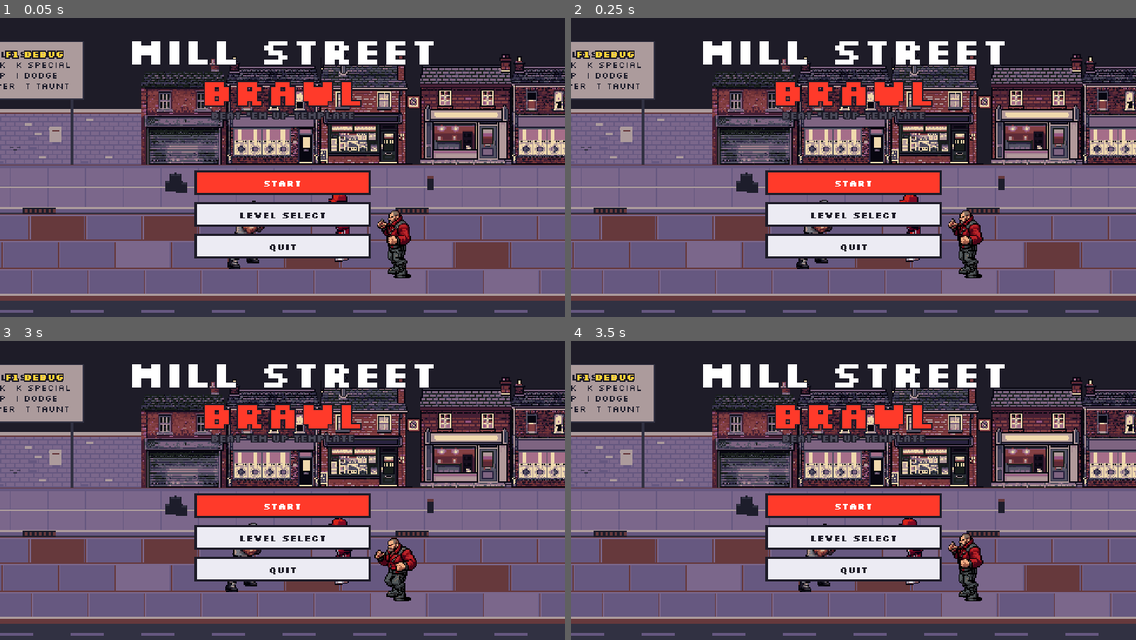
Above: before the commit, frames 1-4 (two rows, left to right).
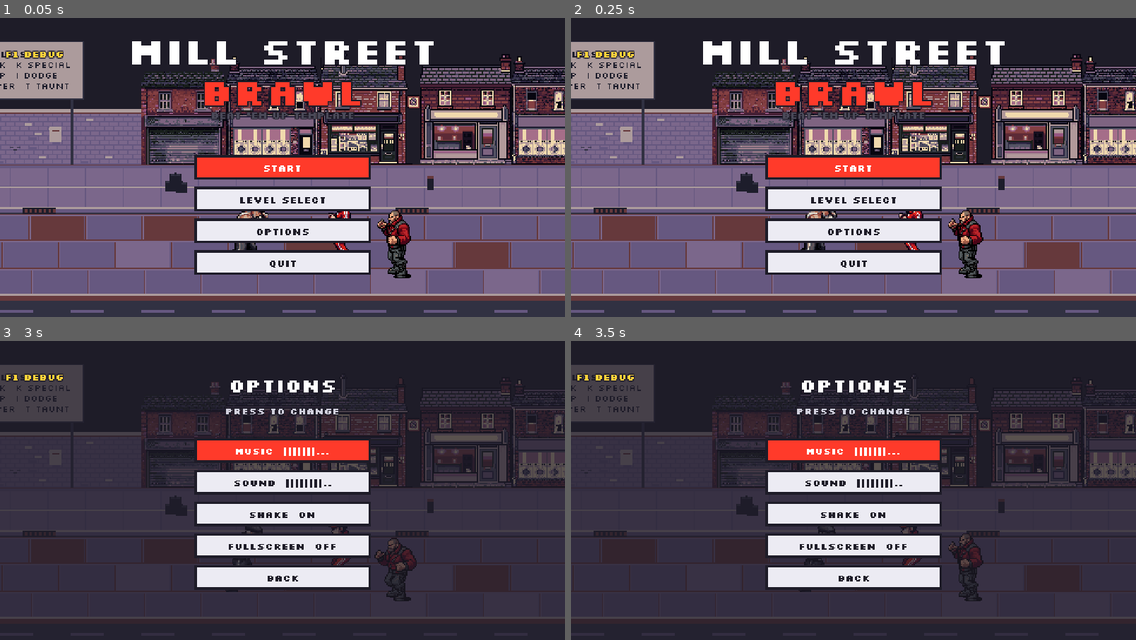
Above: after the commit, the same moments.

Repository: Ulisses85/mill_street
Game: Godot game, scene res://scenes/ui/main_menu.tscn
Same seed, same stepped clock (60 frames per second), same inputs: the game is played once before the commit and once after it.
Inputs (mouse positions are in pixels of both pictures, inside the frame that each line leads up to):
- Up to frame 1 (0.05 s): no input
- Up to frame 2 (0.25 s): no input
- Up to frame 3 (3 s): click "LEVEL SELECT" at 0.5 s; click "DEL HP 110 SPEED 118" at 1.25 s; click "BACK" at 2 s; click (282, 553) at 2.75 s, where only the run after the commit has a clickable "OPTIONS"
- Up to frame 4 (3.5 s): no input

The runs differ from the first frame. In frame 1, 10% of the frame differs, in the area x 0-66%, y 10-86%; in frame 2, 10%; in frame 3, 68%; in frame 4, 68%, in the area x 0-100%, y 7-99%.

Commit message:
Release prep: options menu, clean first import
- Options (main menu and pause): music and sound volume (own audio buses, 0-10), screen shake
  on/off, fullscreen (desktop). Saved in save.cfg with the progress and applied at start.
- Fonts are loaded at runtime instead of preloaded, so a fresh clone imports with no errors
  (the first import used to print a burst of 'Could not preload resource' errors).
  Effects.font() replaces Effects.FONT.
- MenuPanel.open() can focus a given button, so menus keep their place when they refresh.
- README and CLAUDE.md updated (no more 'import twice', options in the systems table).

Tests: a fresh copy imports with 0 errors; god gate passes for both heroes; balance report:
all 9 runs finish. Windows, Linux and Web release builds export and the Linux build runs.

Co-Authored-By: Claude Opus 5.5 <noreply@anthropic.com>
Claude-Session: https://claude.ai/code/session_011PAGRaBJEpHh9WvNf9hYFq

Diff:
--- a/scripts/core/game.gd
+++ b/scripts/core/game.gd
@@ -48,8 +48,9 @@
 	process_mode = Node.PROCESS_MODE_ALWAYS
 	_register_input()
 	_load_progress()
+	apply_settings()
 	# crisp pixel text everywhere
-	for f in [preload("res://assets/fonts/Silkscreen-Regular.ttf"), preload("res://assets/fonts/Silkscreen-Bold.ttf")]:
+	for f: Font in [load("res://assets/fonts/Silkscreen-Regular.ttf"), load("res://assets/fonts/Silkscreen-Bold.ttf")]:
 		f.antialiasing = TextServer.FONT_ANTIALIASING_NONE
 		f.hinting = TextServer.HINTING_NONE
 		f.subpixel_positioning = TextServer.SUBPIXEL_POSITIONING_DISABLED
@@ -98,7 +99,27 @@
 
 
 func request_shake(strength: float) -> void:
+	if not settings.shake:
+		return
 	shake = maxf(shake, strength)
+
+
+## Music and SFX volume (0-10) on their own audio buses, and fullscreen.
+func apply_settings() -> void:
+	for bus in ["Music", "SFX"]:
+		if AudioServer.get_bus_index(bus) == -1:
+			AudioServer.add_bus()
+			AudioServer.set_bus_name(AudioServer.bus_count - 1, bus)
+			AudioServer.set_bus_send(AudioServer.bus_count - 1, &"Master")
+	for pair in [["Music", int(settings.music)], ["SFX", int(settings.sfx)]]:
+		var i := AudioServer.get_bus_index(pair[0])
+		var v: int = pair[1]
+		AudioServer.set_bus_mute(i, v <= 0)
+		AudioServer.set_bus_volume_db(i, linear_to_db(maxf(v / 10.0, 0.001)))
+	if not OS.has_feature("web") and not OS.has_feature("mobile") and DisplayServer.get_name() != "headless":
+		var want := DisplayServer.WINDOW_MODE_FULLSCREEN if settings.fullscreen else DisplayServer.WINDOW_MODE_WINDOWED
+		if DisplayServer.window_get_mode() != want:
+			DisplayServer.window_set_mode(want)
 
 
 func message(text: String, duration := 1.8, important := false) -> void:
@@ -127,6 +148,8 @@
 var best_scores := {}
 ## Index into level_list.heroes of the hero the player picked.
 var hero := 0
+## Player settings (Options menu), saved with the progress.
+var settings := {"music": 7, "sfx": 8, "fullscreen": false, "shake": true}
 
 
 func _load_progress() -> void:
@@ -135,6 +158,8 @@
 	if cfg.load(SAVE_PATH) == OK:
 		unlocked = int(cfg.get_value("progress", "unlocked", 1))
 		best_scores = cfg.get_value("progress", "best", {})
+		for k in settings:
+			settings[k] = cfg.get_value("settings", k, settings[k])
 		hero = clampi(int(cfg.get_value("progress", "hero", 0)), 0, maxi(0, level_list.heroes.size() - 1))
 
 
@@ -143,6 +168,8 @@
 	cfg.set_value("progress", "unlocked", unlocked)
 	cfg.set_value("progress", "best", best_scores)
 	cfg.set_value("progress", "hero", hero)
+	for k in settings:
+		cfg.set_value("settings", k, settings[k])
 	cfg.save(SAVE_PATH)
 
 
--- a/scripts/systems/effects.gd
+++ b/scripts/systems/effects.gd
@@ -6,7 +6,14 @@
 enum Kind { BURST, SHIELD, PUFF, TEXT, CHUNK, SWOOSH, STREAK }
 
 const INK := Color("#1e1c28")
-const FONT := preload("res://assets/fonts/Silkscreen-Regular.ttf")
+static var _font: Font
+
+
+## The pixel font, loaded on first use (a preload fails on a fresh clone before the font is imported).
+static func font() -> Font:
+	if _font == null:
+		_font = load("res://assets/fonts/Silkscreen-Regular.ttf")
+	return _font
 
 var kind := Kind.BURST
 var life := 7
@@ -184,9 +191,9 @@
 			draw_circle(Vector2(0, 1), r + 1.0, Color("#8f8ea0"))
 			draw_circle(Vector2.ZERO, r, Color.WHITE)
 		Kind.TEXT:
-			var w := FONT.get_string_size(text, HORIZONTAL_ALIGNMENT_LEFT, -1, 8).x
-			draw_string(FONT, Vector2(-w / 2 + 1, 1), text, HORIZONTAL_ALIGNMENT_LEFT, -1, 8, INK)
-			draw_string(FONT, Vector2(-w / 2, 0), text, HORIZONTAL_ALIGNMENT_LEFT, -1, 8, color)
+			var w := font().get_string_size(text, HORIZONTAL_ALIGNMENT_LEFT, -1, 8).x
+			draw_string(font(), Vector2(-w / 2 + 1, 1), text, HORIZONTAL_ALIGNMENT_LEFT, -1, 8, INK)
+			draw_string(font(), Vector2(-w / 2, 0), text, HORIZONTAL_ALIGNMENT_LEFT, -1, 8, color)
 		Kind.SWOOSH:
 			# drawn facing right, mirrored for the left; the arc's leading edge sweeps from arc_from to arc_to
 			var f := float(life) / max_life
--- a/scripts/systems/pickup.gd
+++ b/scripts/systems/pickup.gd
@@ -90,7 +90,7 @@
 	var p := Game.player as Unit
 	if p and p.get("held_weapon") == null and in_reach(p) and (t / 16) % 2 == 0:
 		var s := "PUNCH: PICK UP"
-		var f := Effects.FONT
+		var f := Effects.font()
 		var w := f.get_string_size(s, HORIZONTAL_ALIGNMENT_LEFT, -1, 8).x
 		draw_string(f, Vector2(-w / 2 + 1, -13), s, HORIZONTAL_ALIGNMENT_LEFT, -1, 8, Effects.INK)
 		draw_string(f, Vector2(-w / 2, -14), s, HORIZONTAL_ALIGNMENT_LEFT, -1, 8, Color("#ffd23a"))
--- a/scripts/systems/sfx.gd
+++ b/scripts/systems/sfx.gd
@@ -67,6 +67,7 @@
 		return
 	if _music == null or not is_instance_valid(_music):
 		_music = AudioStreamPlayer.new()
+		_music.bus = &"Music"
 		_music.process_mode = Node.PROCESS_MODE_ALWAYS
 		tree.root.add_child.call_deferred(_music)
 	if name == _music_name and _music.playing:
@@ -96,6 +97,7 @@
 		_pool.clear()
 		for i in POOL_SIZE:
 			var p := AudioStreamPlayer.new()
+			p.bus = &"SFX"
 			p.process_mode = Node.PROCESS_MODE_ALWAYS
 			tree.root.add_child.call_deferred(p)
 			_pool.append(p)
--- a/scripts/ui/hud.gd
+++ b/scripts/ui/hud.gd
@@ -5,8 +5,9 @@
 const INK := Color("#1e1c28")
 const RED := Color("#d8261e")
 const PANEL := Color("#ecebf3")
-const FONT := preload("res://assets/fonts/Silkscreen-Regular.ttf")
-const FONT_B := preload("res://assets/fonts/Silkscreen-Bold.ttf")
+# Loaded at runtime, not preloaded: a preload fails on a fresh clone before Godot has imported the fonts.
+var FONT: Font = load("res://assets/fonts/Silkscreen-Regular.ttf")
+var FONT_B: Font = load("res://assets/fonts/Silkscreen-Bold.ttf")
 
 @export var player_bar_width := 110
 @export var enemy_bar_width := 110
--- a/scripts/ui/level_menus.gd
+++ b/scripts/ui/level_menus.gd
@@ -24,7 +24,12 @@
 		_resume()
 		return
 	get_tree().paused = true
-	panel.open("PAUSED", "", [["RESUME", _resume], ["RESTART", Game.restart_level], ["LEVEL SELECT", Game.go_to_level_select], ["MAIN MENU", Game.go_to_main_menu]])
+	_open_pause()
+
+
+func _open_pause(focus := 0) -> void:
+	panel.open("PAUSED", "", [["RESUME", _resume], ["OPTIONS", func(): OptionsMenu.open(panel, func(): _open_pause(1))],
+		["RESTART", Game.restart_level], ["LEVEL SELECT", Game.go_to_level_select], ["MAIN MENU", Game.go_to_main_menu]], Color.WHITE, true, focus)
 
 
 func _resume() -> void:
--- a/scripts/ui/main_menu.gd
+++ b/scripts/ui/main_menu.gd
@@ -30,12 +30,8 @@
 	add_child(layer)
 	var panel := MenuPanel.new()
 	layer.add_child(panel)
-	var opts := [["START", func(): Game.go_to_hero_select(func(): Game.start_level(0))],
-		["LEVEL SELECT", func(): Game.go_to_hero_select(Game.go_to_level_select)]]
-	if not OS.has_feature("web") and not OS.has_feature("mobile"):
-		opts.append(["QUIT", func(): get_tree().quit()])
-	panel.open("", "", opts, Color.WHITE, false)
-	panel.get_child(1).offset_top = 84
+	_panel = panel
+	_open_main()
 	var header := VBoxContainer.new()
 	header.set_anchors_preset(Control.PRESET_TOP_WIDE)
 	header.offset_top = 22
@@ -45,6 +41,29 @@
 	header.add_child(UITheme.label(subtitle, 8, Color("#4a4958")))
 	header.theme = UITheme.get_theme()
 	layer.add_child(header)
+	_header = header
+
+
+var _panel: MenuPanel
+var _header: Control
+
+
+func _open_main(focus := 0) -> void:
+	if _header:
+		_header.visible = true
+	var opts := [["START", func(): Game.go_to_hero_select(func(): Game.start_level(0))],
+		["LEVEL SELECT", func(): Game.go_to_hero_select(Game.go_to_level_select)],
+		["OPTIONS", _open_options]]
+	if not OS.has_feature("web") and not OS.has_feature("mobile"):
+		opts.append(["QUIT", func(): get_tree().quit()])
+	_panel.open("", "", opts, Color.WHITE, false, focus)
+	_panel.get_child(1).offset_top = 84
+
+
+func _open_options() -> void:
+	_header.visible = false
+	_panel.get_child(1).offset_top = 0
+	OptionsMenu.open(_panel, func(): _open_main(2))
 
 
 ## The chosen hero's sprite sheet, for the title screen.
--- a/scripts/ui/menu_panel.gd
+++ b/scripts/ui/menu_panel.gd
@@ -25,7 +25,7 @@
 
 
 ## options: Array of [label: String, callback: Callable]
-func open(title: String, subtitle: String, options: Array, title_color := Color.WHITE, dim := true) -> void:
+func open(title: String, subtitle: String, options: Array, title_color := Color.WHITE, dim := true, focus := 0) -> void:
 	for c in _box.get_children():
 		c.queue_free()
 	_dim.visible = dim
@@ -48,7 +48,7 @@
 		var row := CenterContainer.new()
 		row.add_child(b)
 		_box.add_child(row)
-		if first == null:
+		if first == null or options.find(o) == focus:
 			first = b
 	visible = true
 	if first:
--- /dev/null
+++ b/scripts/ui/options_menu.gd
@@ -0,0 +1,36 @@
+class_name OptionsMenu
+## Options: music and sound volume, fullscreen, screen shake. Shown in any MenuPanel
+## (main menu and pause), saved with the progress. Press a setting to change it.
+
+static func open(panel: MenuPanel, back: Callable, focus := 0) -> void:
+	var s := Game.settings
+	var rows := [
+		["MUSIC  %s" % _bar(s.music), func(): _step(panel, back, 0, &"music")],
+		["SOUND  %s" % _bar(s.sfx), func(): _step(panel, back, 1, &"sfx")],
+		["SHAKE  %s" % ("ON" if s.shake else "OFF"), func(): _toggle(panel, back, 2, &"shake")],
+	]
+	if not OS.has_feature("web") and not OS.has_feature("mobile"):
+		rows.append(["FULLSCREEN  %s" % ("ON" if s.fullscreen else "OFF"), func(): _toggle(panel, back, 3, &"fullscreen")])
+	rows.append(["BACK", back])
+	panel.open("OPTIONS", "PRESS TO CHANGE", rows, Color.WHITE, true, focus)
+
+
+static func _bar(v: int) -> String:
+	return "|".repeat(v) + ".".repeat(10 - v)
+
+
+static func _step(panel: MenuPanel, back: Callable, row: int, key: StringName) -> void:
+	Game.settings[key] = (int(Game.settings[key]) + 2) % 12 if int(Game.settings[key]) < 10 else 0
+	Game.settings[key] = mini(int(Game.settings[key]), 10)
+	_save_and_reopen(panel, back, row)
+
+
+static func _toggle(panel: MenuPanel, back: Callable, row: int, key: StringName) -> void:
+	Game.settings[key] = not Game.settings[key]
+	_save_and_reopen(panel, back, row)
+
+
+static func _save_and_reopen(panel: MenuPanel, back: Callable, row: int) -> void:
+	Game.apply_settings()
+	Game.save_progress()
+	open(panel, back, row)
--- a/scripts/ui/touch_controls.gd
+++ b/scripts/ui/touch_controls.gd
@@ -111,7 +111,7 @@
 	root.draw_circle(c, stick_radius, Color(0.93, 0.92, 0.95, 0.35 * a))
 	root.draw_circle(c + stick_vec * stick_radius, 13, Color(INK, a))
 	root.draw_circle(c + stick_vec * stick_radius, 11, Color(0.93, 0.92, 0.95, a))
-	var f: Font = preload("res://assets/fonts/Silkscreen-Bold.ttf")
+	var f: Font = load("res://assets/fonts/Silkscreen-Bold.ttf")
 	for spec in BUTTONS:
 		var p := _button_pos(spec)
 		var r: float = button_radius * spec[3]
--- a/scripts/ui/ui_theme.gd
+++ b/scripts/ui/ui_theme.gd
@@ -13,7 +13,7 @@
 	if _theme:
 		return _theme
 	var t := Theme.new()
-	t.default_font = preload("res://assets/fonts/Silkscreen-Bold.ttf")
+	t.default_font = load("res://assets/fonts/Silkscreen-Bold.ttf")
 	t.default_font_size = 8
 	var normal := _box(PAPER, INK)
 	var focus := _box(ACCENT, INK)
Not shown, changed: CLAUDE.md
